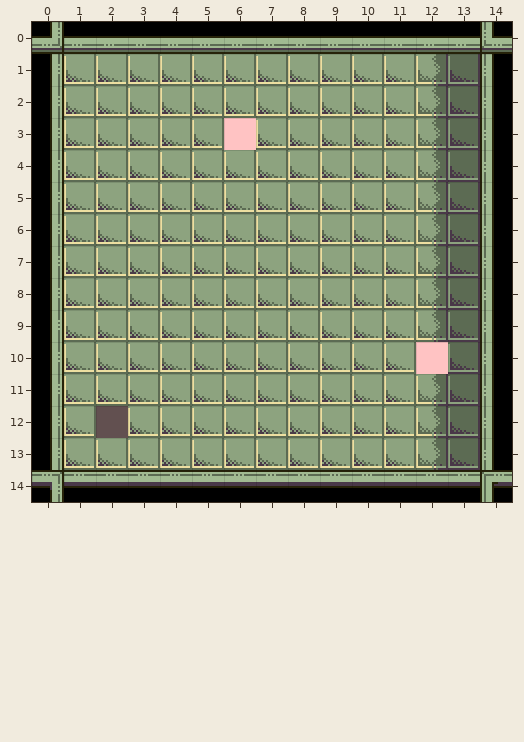
Two states of a Tiled map, level_data/test_level/test.tmx. Above, as it was before the edit.
Cells are 16x16 px. Shown: x 0..14, y 0..14.
Now the later version:
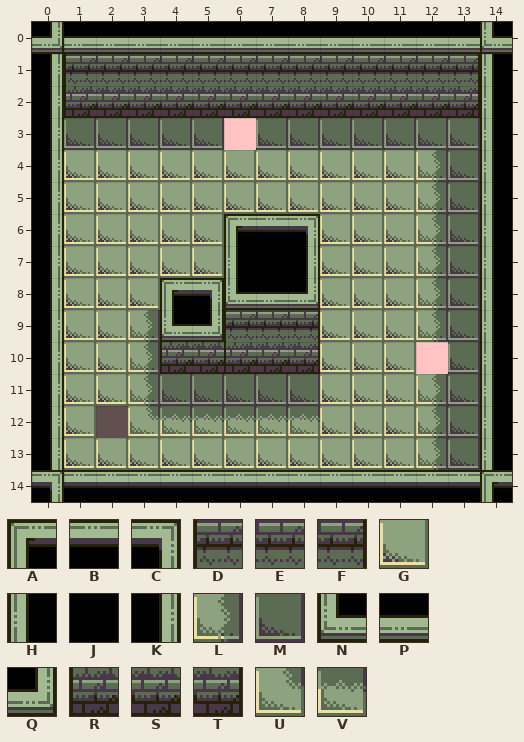
Key: from "test_tileset": A 0, B 1, C 2, D 3, E 4, F 5, G 9, H 10, J 11, K 12, L 16, M 17, N 20, P 21, Q 22, R 23, S 24, T 25, U 26, V 27.
_ is an empty cell, # one hidden under a higher layer, . an unchanged one.
From old to new:
--- layer "floor"
@@ x 1..12 @@
- 1 GGGGGGGGGGGL
- 2 GGGGGGGGGGGL
- 3 GGGGG.GGGGGL
+ 1 ############
+ 2 ############
+ 3 MMMMM.MMMMMM
@@ x 3..8 @@
- 9 G.....
-10 G.....
-11 GGGGGG
-12 GGGGGG
+ 9 L.....
+10 L.....
+11 LMMMMM
+12 UVVVVV
--- layer "walls"
@@ x 1..13 @@
- 1 _____________
- 2 _____________
+ 1 DEEEEEEEEEEEF
+ 2 RSSSSSSSSSSST
@@ x 4..8 @@
- 6 ..___
- 7 ..___
- 8 _____
- 9 _____
-10 _____
+ 6 ..ABC
+ 7 ..HJK
+ 8 ACNPQ
+ 9 NQDEF
+10 RSRST
